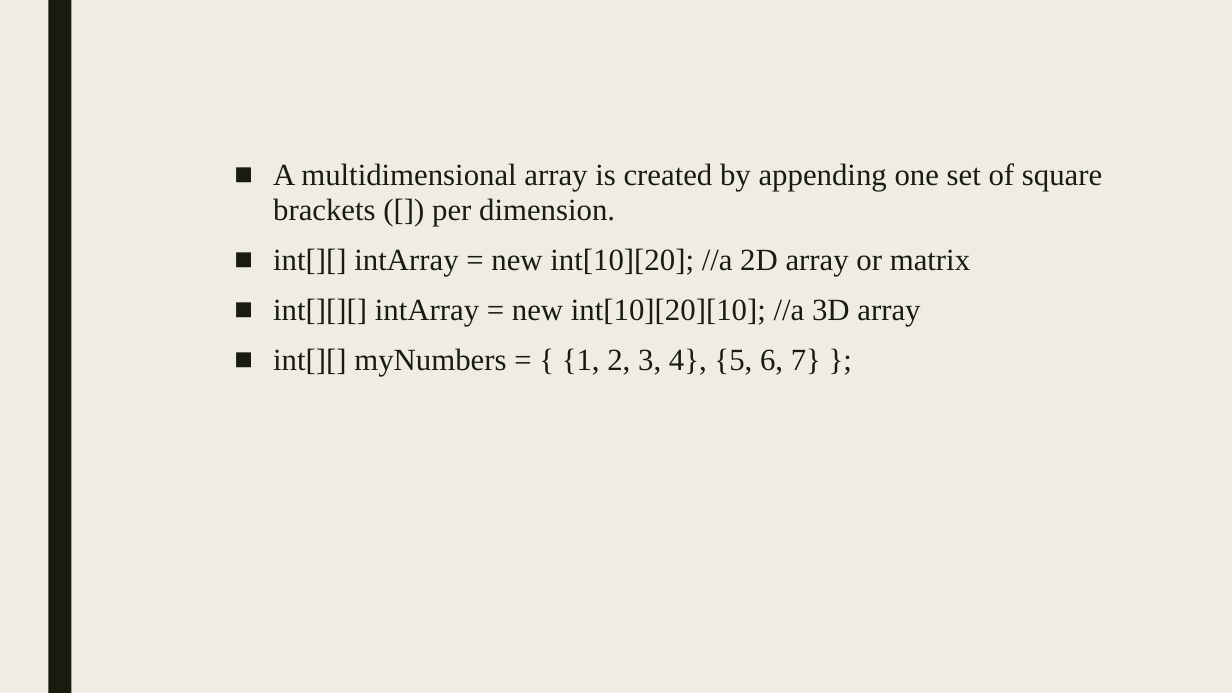
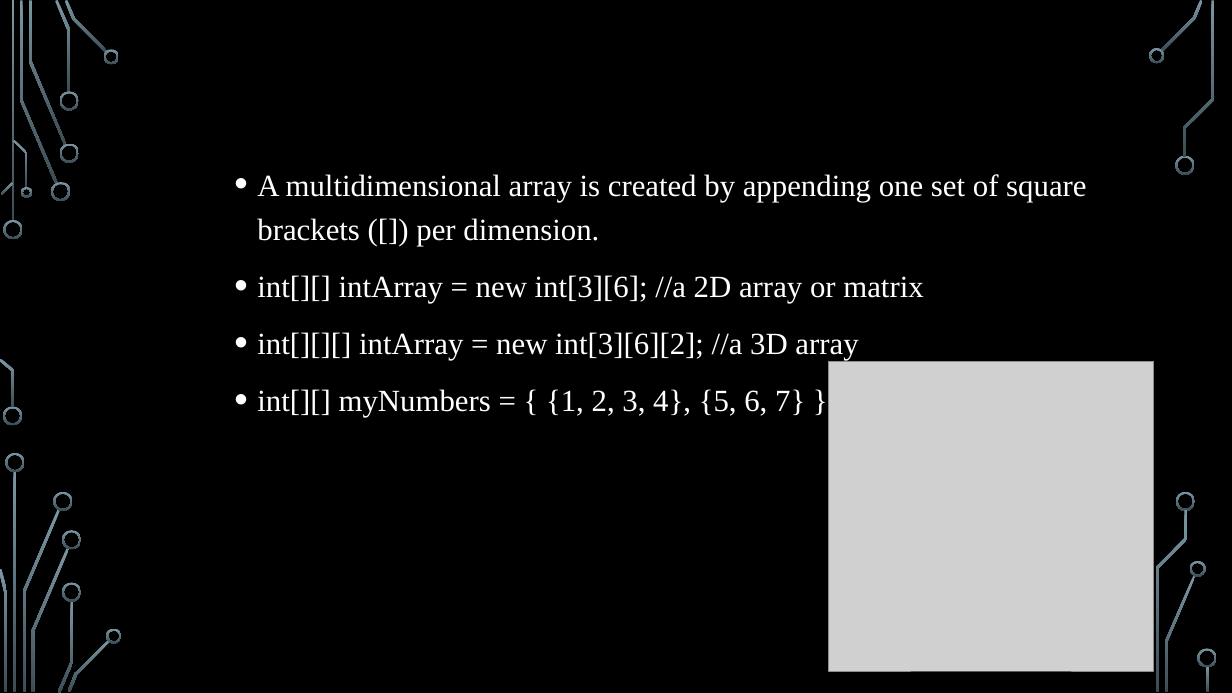
Before and after one commit to Adarsha-1/Group-6, a slide deck: slide 9 of arraysnew.pptx (slide 11 before the commit). Drawn at 1232x693 pixels with LibreOffice and Linux fonts; fonts in the diff are those of the drawing; grey boxes stand for pictures; background and template pictures are left out. Boxes give left, top, right and bottom in pixels: in the first picture for what was removed or moved away, otherwise in the second. Text is boxed around its words. In the diff, an @@ line names an element or a change of style, - is before the commit and + after.

```diff
--- a/arraysnew.pptx
+++ b/arraysnew.pptx
@@ background #EFEDE3 to picture (left out) @@
@@ rectangle removed at (48, 0, 71, 693) @@
@@ text at (257, 174, 1086, 417): text colour #191B0E to #FFFFFF in "A multidimensional array is created by appending ...", "int[][] myNumbers = { {1, 2, 3, ..."; bullet ■ to •; line spacing 0.94 to 1.2; less space between paragraphs @@
@@ text at (257, 275, 923, 360): text changed; text colour #191B0E to #FFFFFF @@
-■ int[][] intArray = new int[10][20]; //a 2D array or matrix
-■ int[][][] intArray = new int[10][20][10]; //a 3D array
+• int[][] intArray = new int[3][6]; //a 2D array or matrix
+• int[][][] intArray = new int[3][6][2]; //a 3D array
@@ picture added at (828, 361, 1153, 671) @@
@@ group added at (0, 0, 1217, 693): 33 freeform shapes, 3 rectangles @@
```
Also in this commit, not shown: 13 other slides changed, 2 slides removed.
